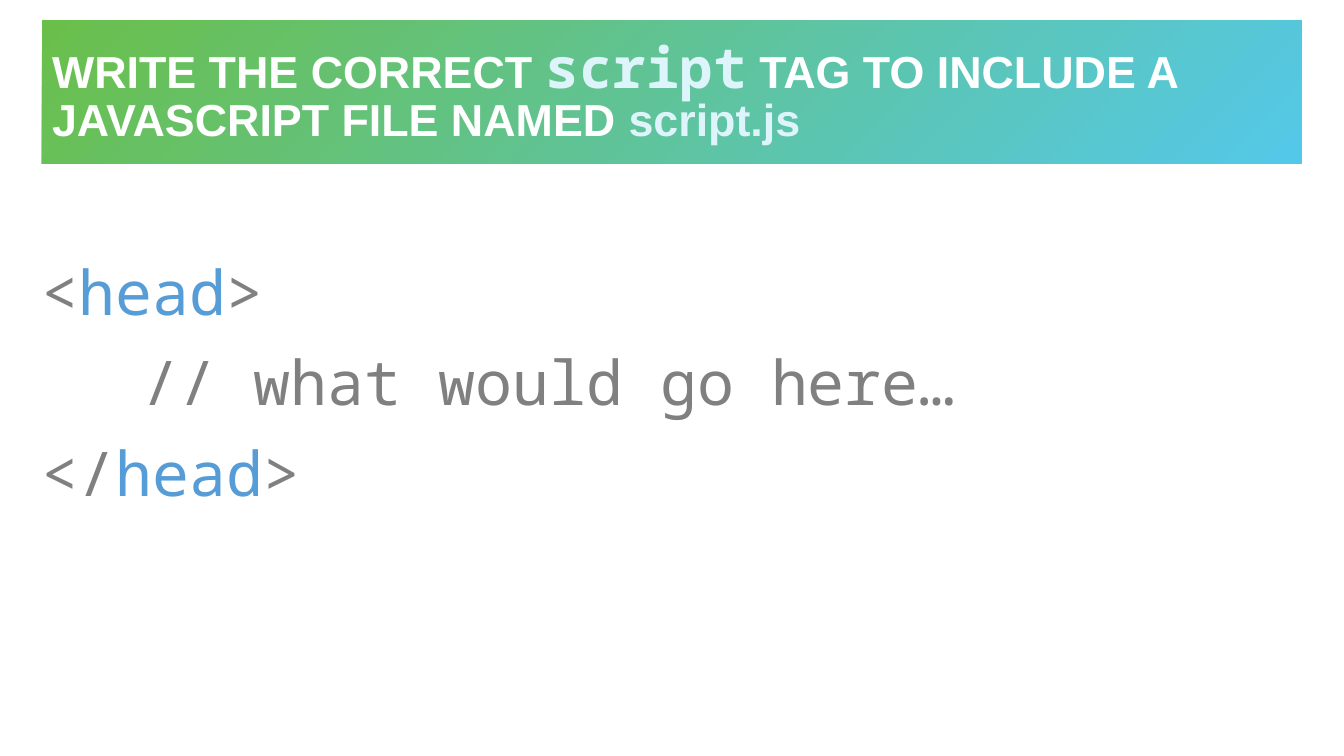
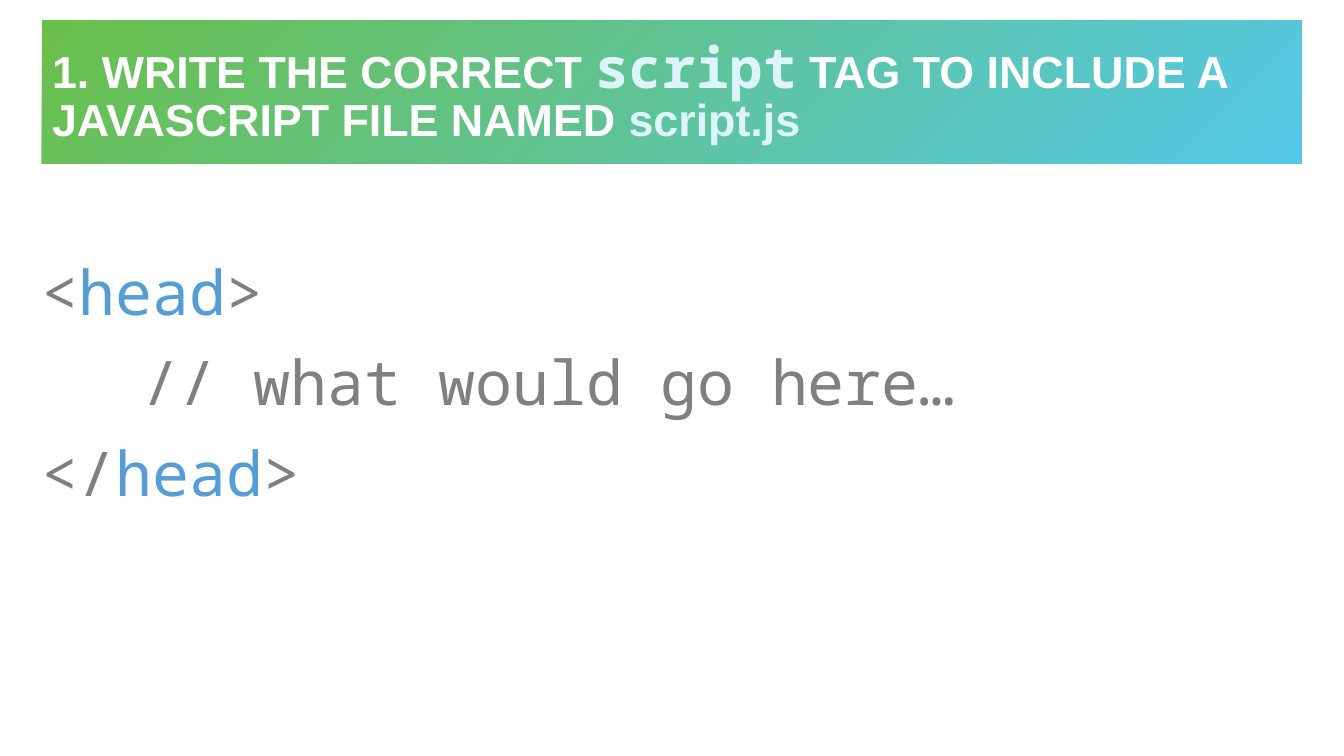
Before and after one commit to hytechclub/web-102, a slide deck: slide 2 of Week04/Review.pptx. Drawn at 1344x756 pixels with LibreOffice and Linux fonts; fonts in the diff are those of the drawing. Boxes give left, top, right and bottom in pixels: in the first picture for what was removed or moved away, otherwise in the second. Text is boxed around its words. In the diff, an @@ line names an element or a change of style, - is before the commit and + after.

```diff
--- a/Week04/Review.pptx
+++ b/Week04/Review.pptx
@@ title at <box>52,44,1229,145</box>: text changed @@
-WRITE THE CORRECT script TAG TO INCLUDE A JAVASCRIPT FILE NAMED script.js
+1. WRITE THE CORRECT script TAG TO INCLUDE A JAVASCRIPT FILE NAMED script.js
```
Also in this commit, not shown: 6 other slides changed.
